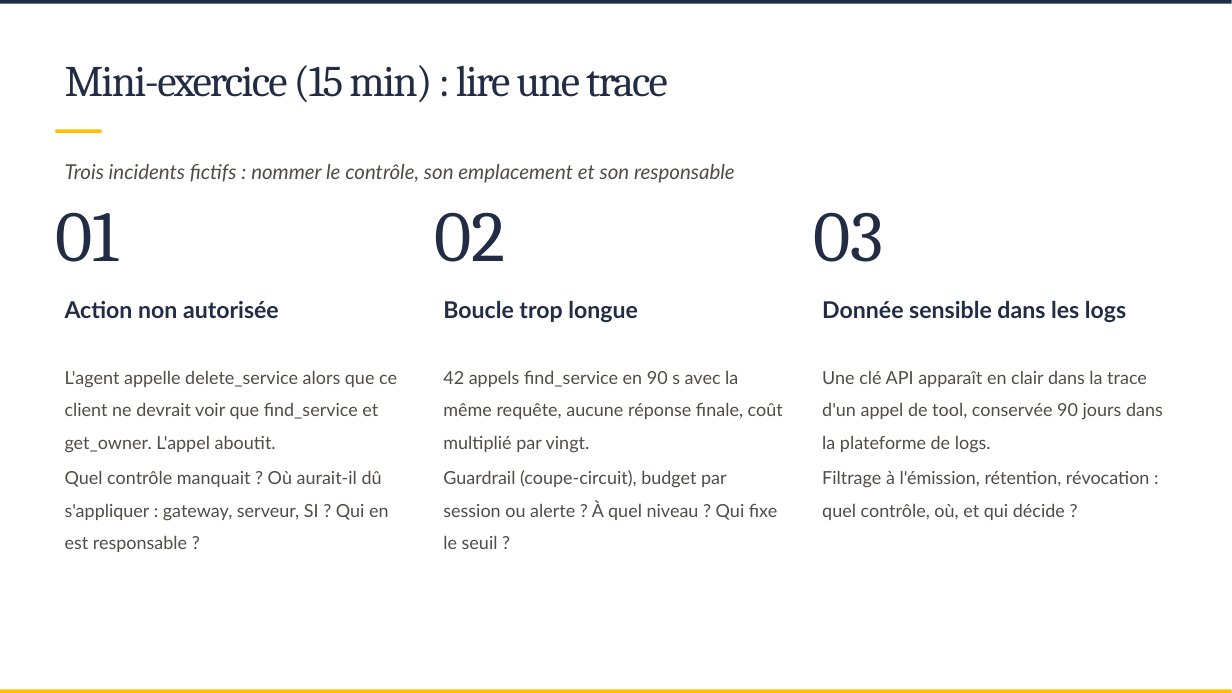
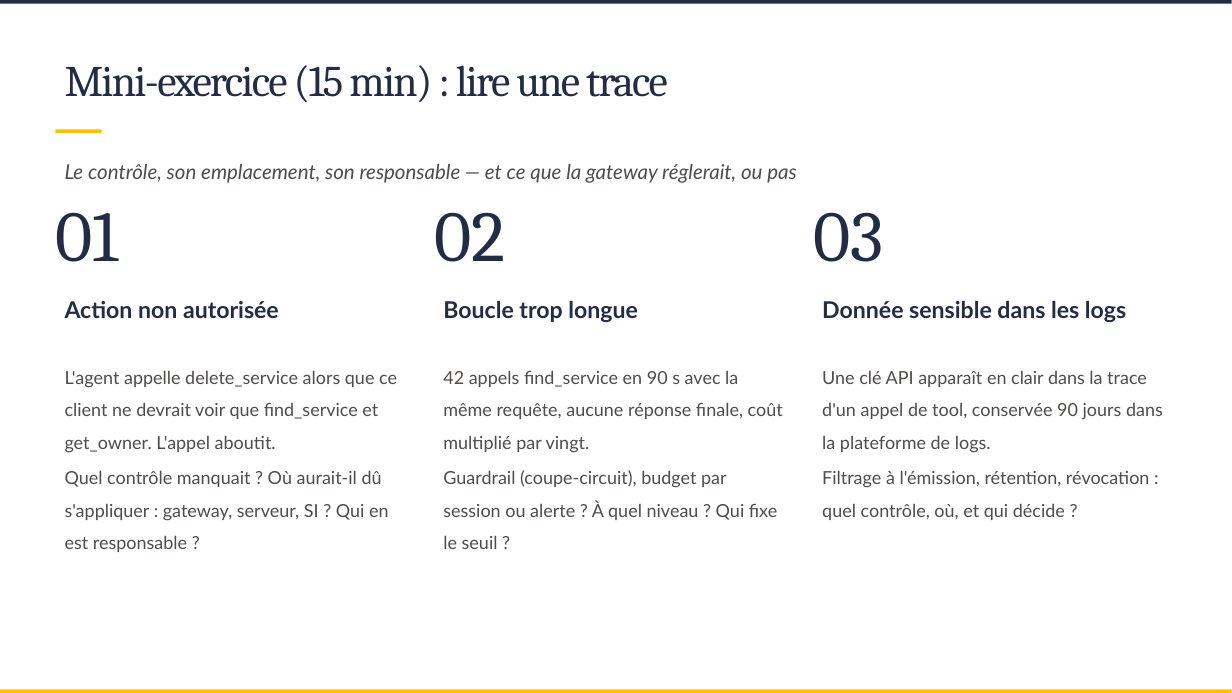
Before and after one commit to SCIAM-FR/formation-ia, a slide deck: slide 51 of slides/Support_formation_SCIAM.pptx (slide 48 before the commit). Drawn at 1232x693 pixels with LibreOffice and Linux fonts; fonts in the diff are those of the drawing; background and template pictures are left out. Boxes give left, top, right and bottom in pixels: in the first picture for what was removed or moved away, otherwise in the second. Text is boxed around its words. In the diff, an @@ line names an element or a change of style, - is before the commit and + after.

```diff
--- a/slides/Support_formation_SCIAM.pptx
+++ b/slides/Support_formation_SCIAM.pptx
@@ text at [65,164,796,183]: text changed @@
-Trois incidents fictifs : nommer le contrôle, son emplacement et son responsable
+Le contrôle, son emplacement, son responsable — et ce que la gateway réglerait, ou pas
```
Also in this commit, not shown: 3 other slides changed, 3 slides added, 9 other files.
